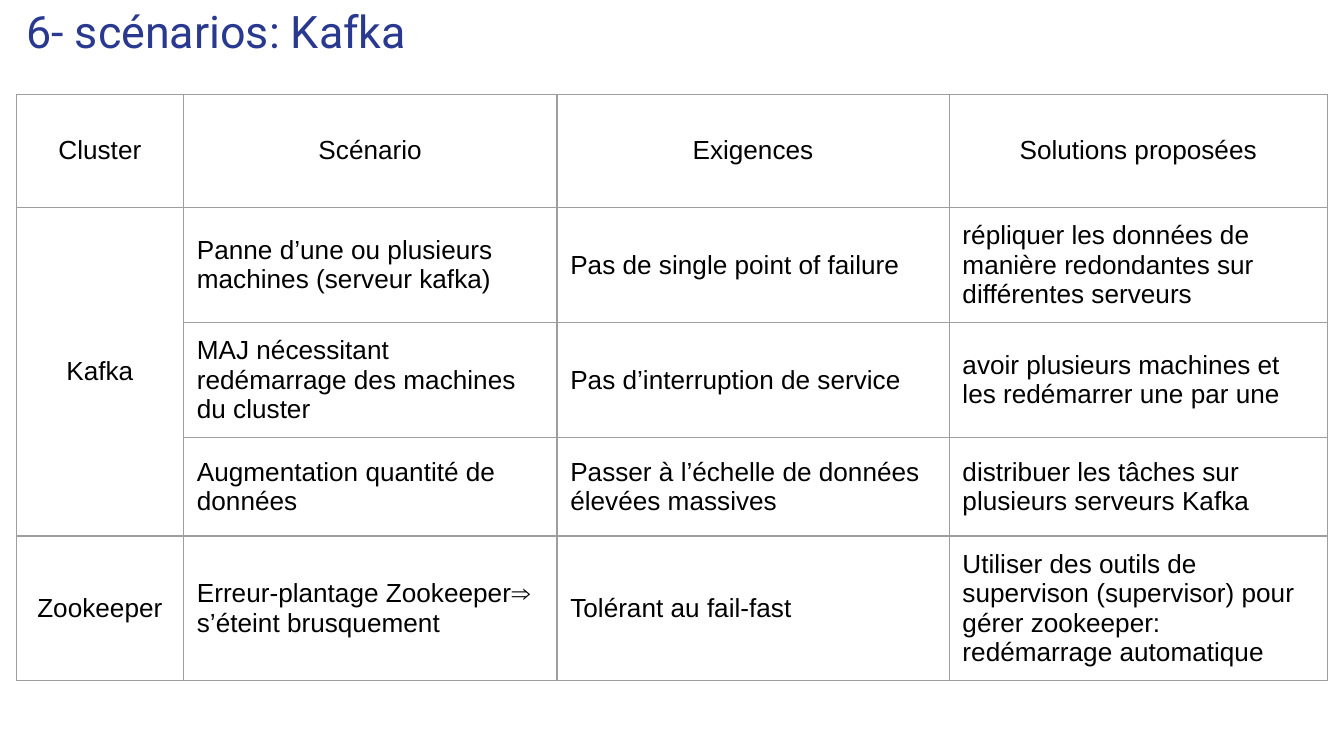
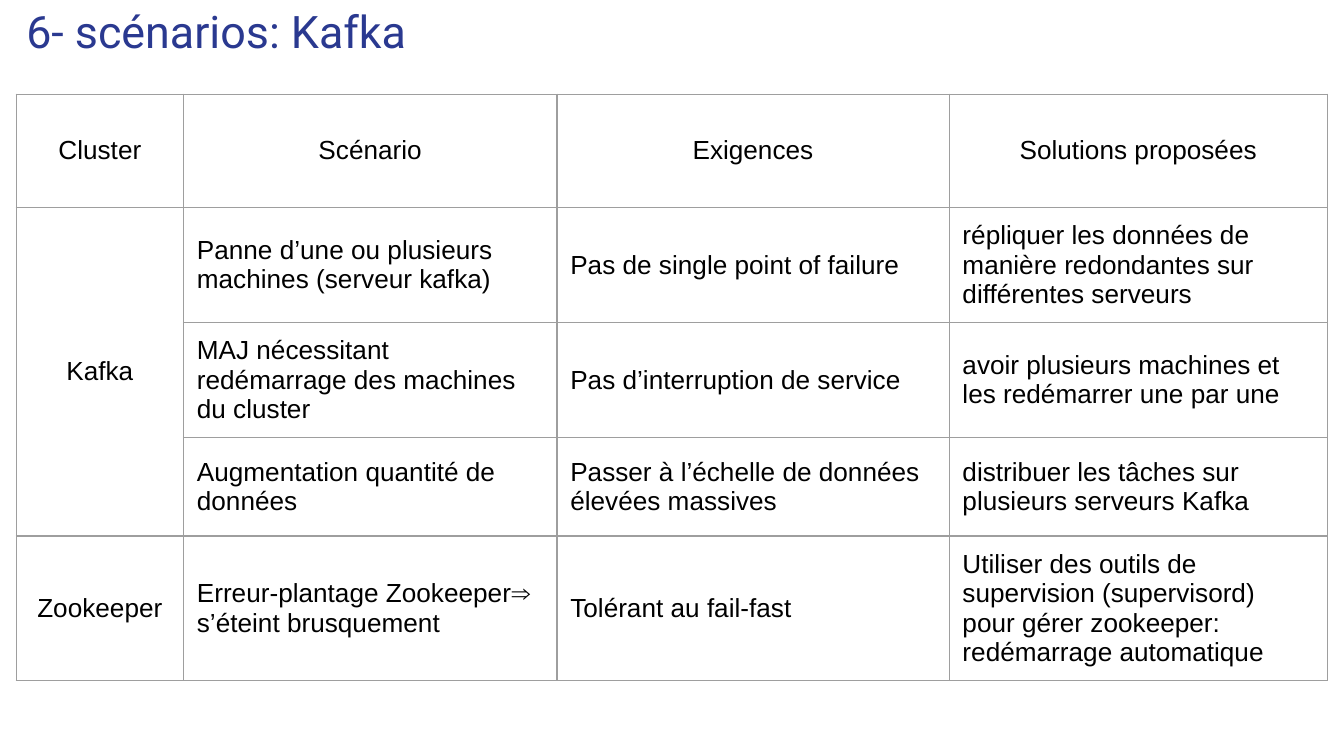
Before and after one commit to carolio7/lambda_architecture_for_tweetsProcessing, a slide deck: slide 28 of presentation/presentation_projet5_v01.pptx. Drawn at 1344x756 pixels with LibreOffice and Linux fonts; fonts in the diff are those of the drawing. Boxes give left, top, right and bottom in pixels: in the first picture for what was removed or moved away, otherwise in the second. Text is boxed around its words. In the diff, an @@ line names an element or a change of style, - is before the commit and + after.

```diff
--- a/presentation/presentation_projet5_v01.pptx
+++ b/presentation/presentation_projet5_v01.pptx
@@ table at box(16, 94, 1328, 671) @@
-row 5, column 4: Utiliser des outils de supervison (supervisor) pour gérer zookeeper: redémarrage automatique
+row 5, column 4: Utiliser des outils de supervision (supervisord) pour gérer zookeeper: redémarrage automatique
```
Also in this commit, not shown: 11 other slides changed, 1 slide added, 1 slide removed, 1 other file.
